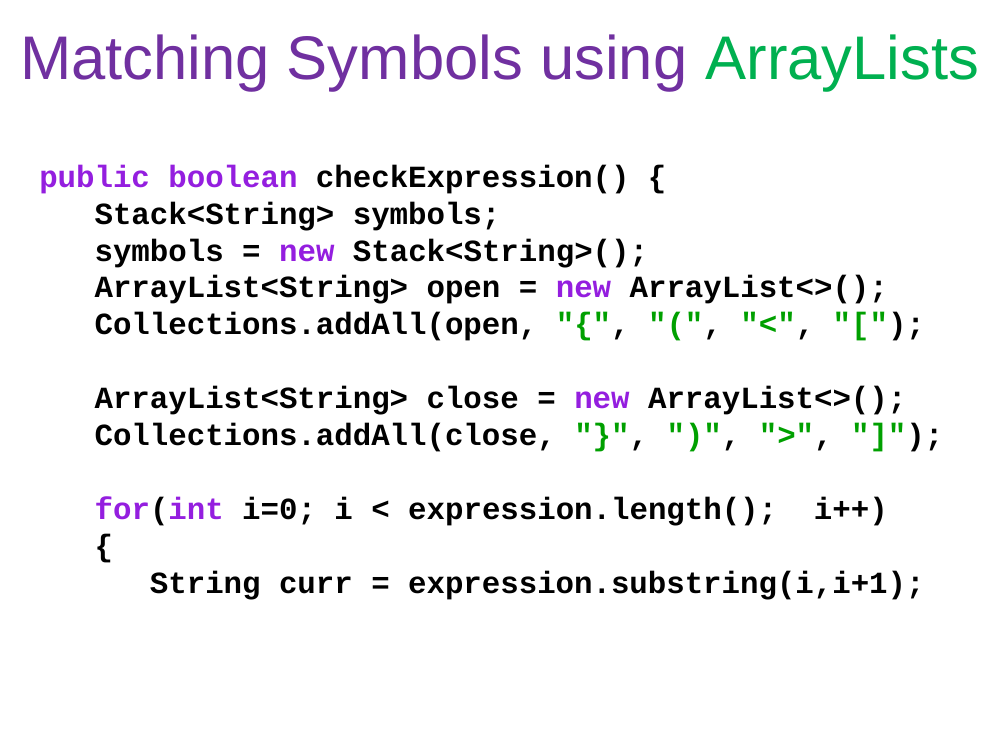
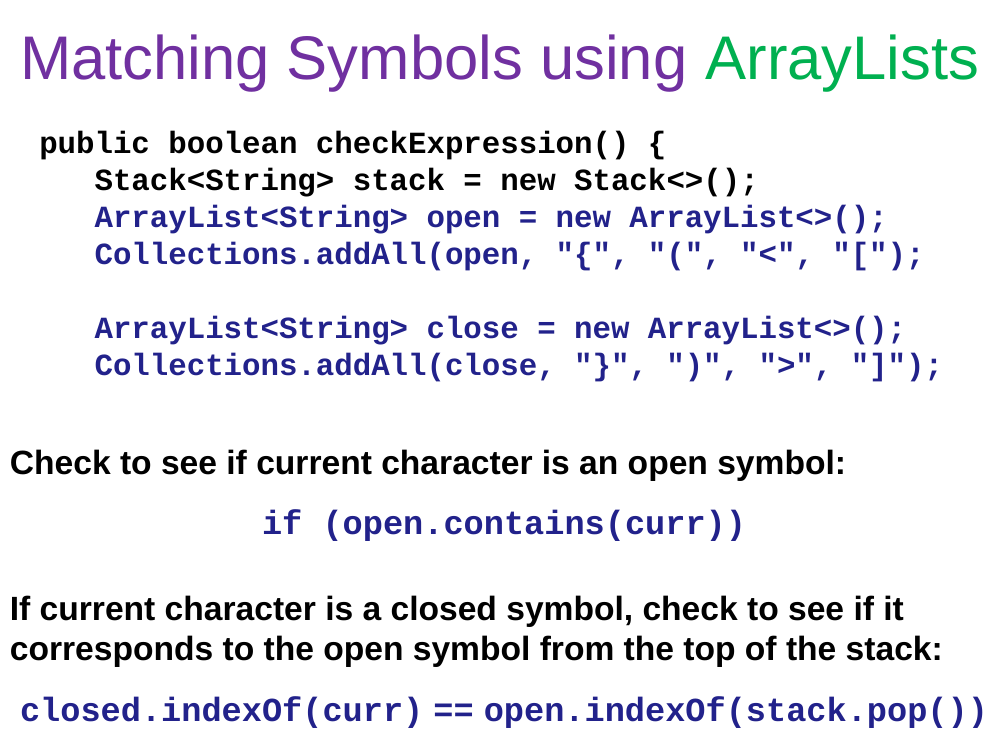
Before and after one commit to Cy-FairCS/cs3, a slide deck: slide 15 of u06b_stacks/notes/13b.expressionTester.pptx. Drawn at 1008x756 pixels with LibreOffice and Linux fonts; fonts in the diff are those of the drawing. Boxes give left, top, right and bottom in pixels: in the first picture for what was removed or moved away, otherwise in the second. Text is boxed around its words. In the diff, an @@ line names an element or a change of style, - is before the commit and + after.

Commit message:
Updated Stacks Lab 2 ppt

```diff
--- a/u06b_stacks/notes/13b.expressionTester.pptx
+++ b/u06b_stacks/notes/13b.expressionTester.pptx
@@ text at box(39, 131, 906, 382): text changed; text colour #000000 to #22228B @@
-public boolean checkExpression() {
-Stack<String> symbols;
-symbols = new Stack<String>();
-ArrayList<String> open = new ArrayList<>();
-Collections.addAll(open, "{", "(", "<", "[");
-ArrayList<String> close = new ArrayList<>();
-Collections.addAll(close, "}", ")", ">", "]");
-for(int i=0; i < expression.length(); i++)
-{
-String curr = expression.substring(i,i+1);
+public boolean checkExpression() {
+Stack<String> stack = new Stack<>();
+ArrayList<String> open = new ArrayList<>();
+Collections.addAll(open, "{", "(", "<", "[");
+ArrayList<String> close = new ArrayList<>();
+Collections.addAll(close, "}", ")", ">", "]");
@@ text added at box(10, 449, 988, 728), 24 pt, text #000000, bold @@
+Check to see if current character is an open symbol:
+if (open.contains(curr))
+If current character is a closed symbol, check to see if it corresponds to the open symbol from the top of the stack:
+closed.indexOf(curr) == open.indexOf(stack.pop())
```
Also in this commit, not shown: 2 other slides changed, 1 slide added.
